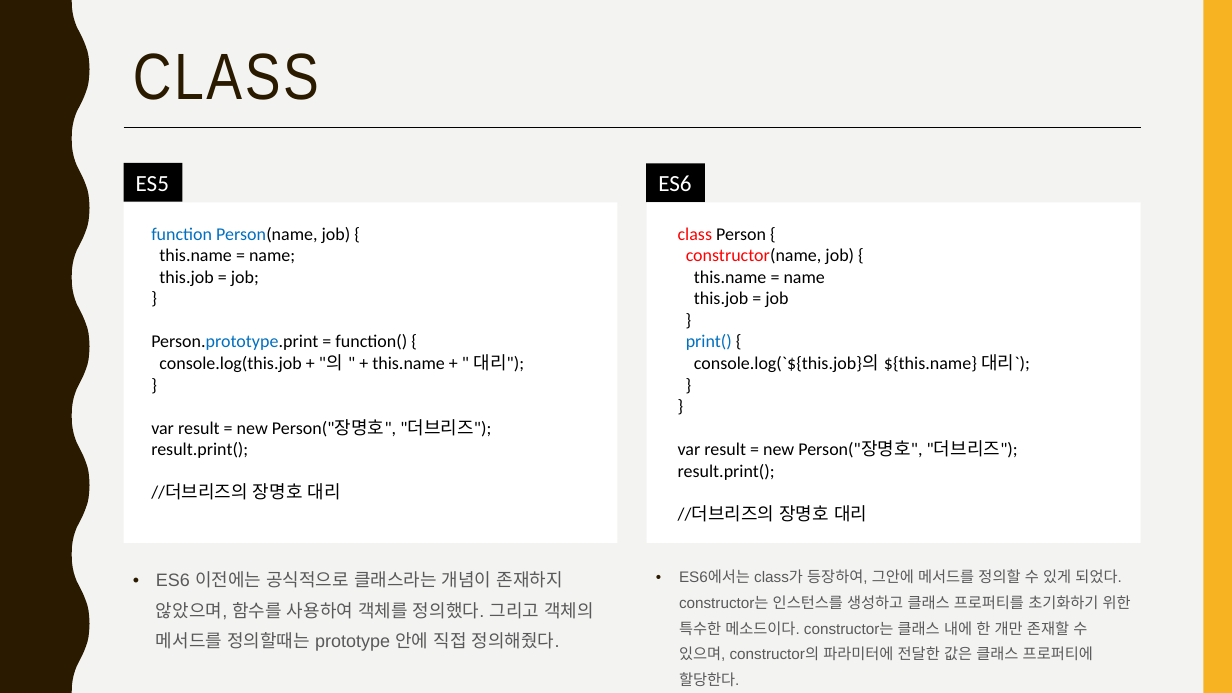
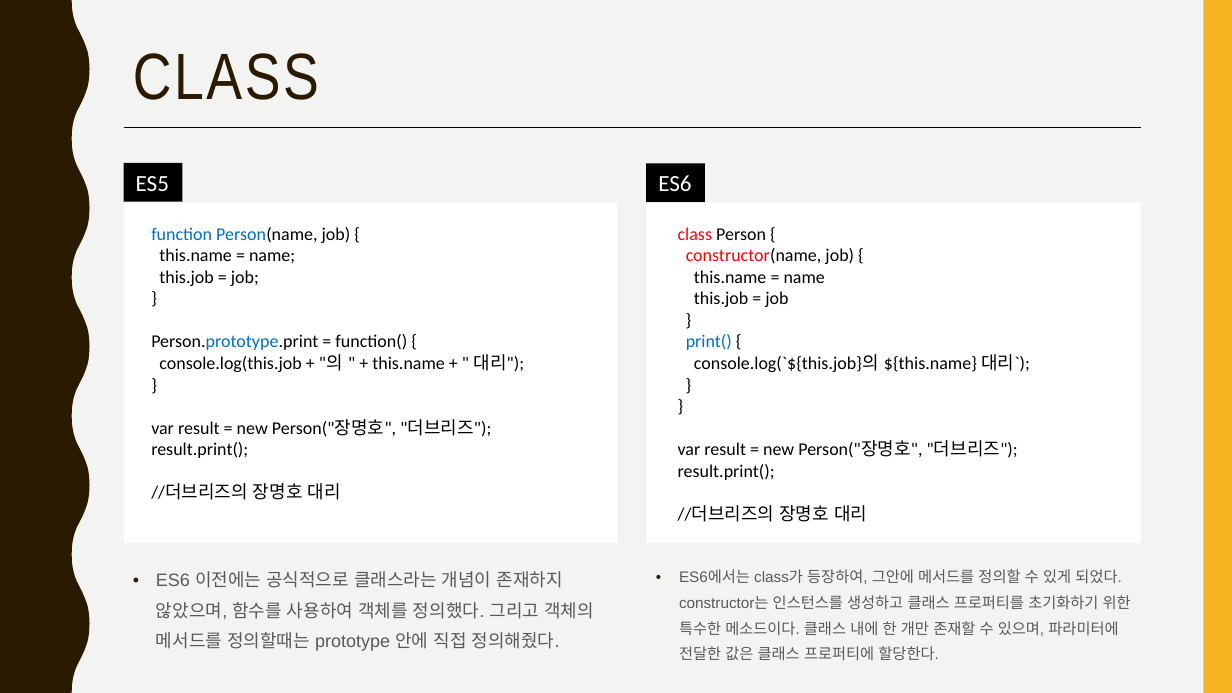
Before and after one commit to jangmang/ECMAScript6-ECMAScript201-, a slide deck: slide 16 of ES6.pptx. Drawn at 1232x693 pixels with LibreOffice and Linux fonts; fonts in the diff are those of the drawing. Boxes give left, top, right and bottom in pixels: in the first picture for what was removed or moved away, otherwise in the second. Text is boxed around its words. In the diff, an @@ line names an element or a change of style, - is before the commit and + after.

Commit message:
181122

```diff
--- a/ES6.pptx
+++ b/ES6.pptx
@@ text at (679,569,1131,660): text changed @@
-• ES6에서는 class가 등장하여, 그안에 메서드를 정의할 수 있게 되었다. constructor는 인스턴스를 생성하고 클래스 프로퍼티를 초기화하기 위한 특수한 메소드이다. constructor는 클래스 내에 한 개만 존재할 수 있으며, constructor의 파라미터에 전달한 값은 클래스 프로퍼티에 할당한다.
+• ES6에서는 class가 등장하여, 그안에 메서드를 정의할 수 있게 되었다. constructor는 인스턴스를 생성하고 클래스 프로퍼티를 초기화하기 위한 특수한 메소드이다. 클래스 내에 한 개만 존재할 수 있으며, 파라미터에 전달한 값은 클래스 프로퍼티에 할당한다.
```
